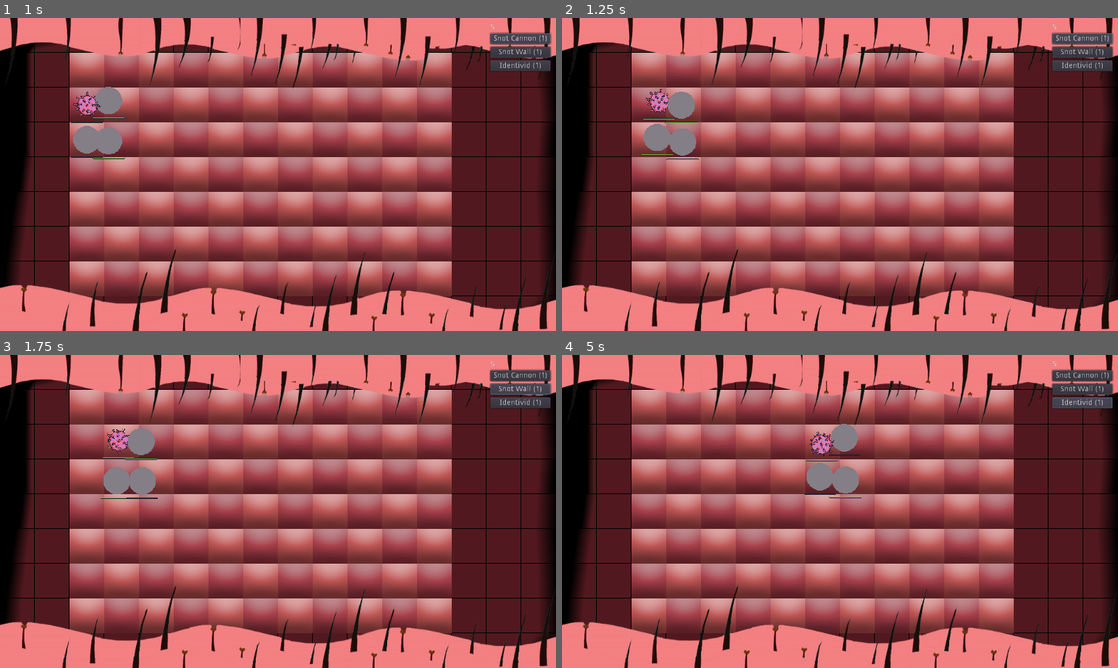
Above: before the commit, frames 1-4 (two rows, left to right).
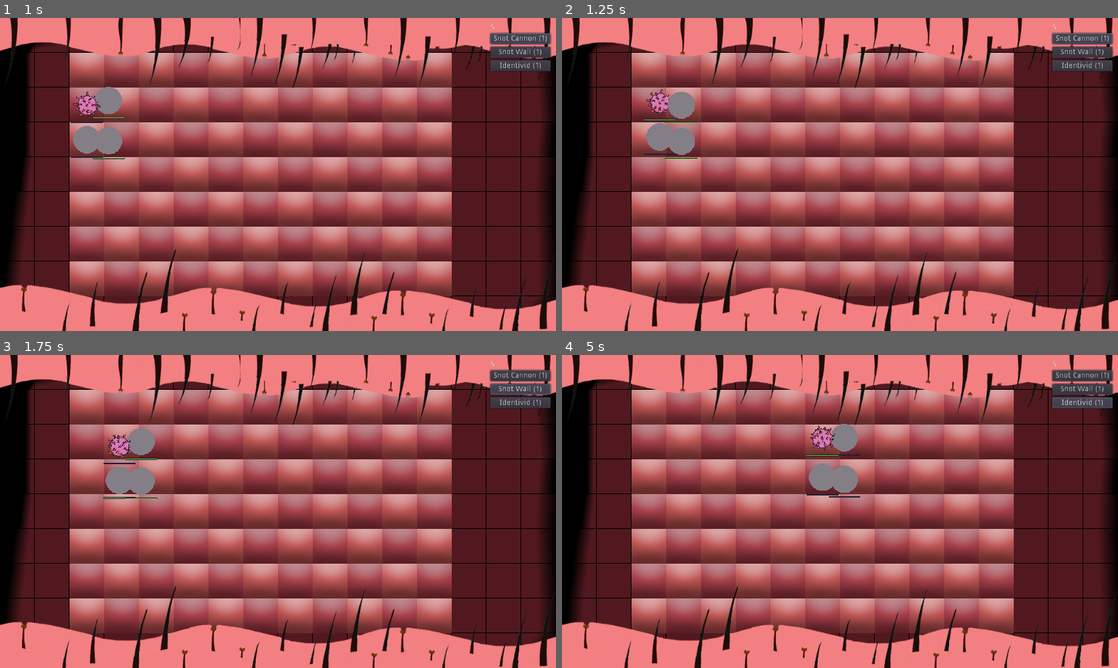
Above: after the commit, the same moments.

Repository: TeamKebab/GodotWildJam23
Game: Godot game, scene res://src/Main.tscn
Same seed, same stepped clock (60 frames per second), same inputs: the game is played once before the commit and once after it.
Inputs:
- Up to frame 1 (1 s): click "Snot Cannon (1)" at 0.5 s
- Up to frame 2 (1.25 s): no input
- Up to frame 3 (1.75 s): click "Snot Wall (1)" at 1.25 s
- Up to frame 4 (5 s): click "Identivid (1)" at 2 s; click "Snot Cannon (1)" at 2.75 s; click "Snot Wall (1)" at 3.5 s; click "Identivid (1)" at 4.25 s

Frame 1 is identical in both runs. In frame 2, 0.4% of the frame differs, in the area x 14-25%, y 22-46%; in frame 3, 0.4%; in frame 4, 0.5%, in the area x 43-54%, y 22-46%.

Commit message:
ghostvid does not hit or stop on ghost mode

Diff:
--- /dev/null
+++ b/src/components/HitBox.gd
@@ -0,0 +1,8 @@
+extends Area2D
+
+
+onready var shape : CollisionShape2D = $CollisionShape2D
+
+
+func set_disabled(disabled):
+	shape.set_deferred("disabled", disabled)
--- a/src/components/HitBox.tscn
+++ b/src/components/HitBox.tscn
@@ -1,5 +1,8 @@
-[gd_scene format=2]
+[gd_scene load_steps=2 format=2]
+
+[ext_resource path="res://src/components/HitBox.gd" type="Script" id=1]
 
 [node name="HitBox" type="Area2D"]
+script = ExtResource( 1 )
 
 [node name="CollisionShape2D" type="CollisionShape2D" parent="."]
--- a/src/entities/Ghostvid.gd
+++ b/src/entities/Ghostvid.gd
@@ -8,9 +8,9 @@
 var identivids = []
 
 
-onready var hurtbox_shape : CollisionShape2D = $HurtBox/CollisionShape2D
 onready var detection : Area2D = $DetectionBox
 onready var hurtbox: Area2D = $HurtBox
+onready var shape: CollisionShape2D = $CollisionShape2D
 
 
 func _ready():
@@ -54,6 +54,9 @@
 
 	revealed = value
 
+	shape.set_deferred("disabled", not revealed)
+	hitbox.set_disabled(not revealed)
+
 	if revealed:
 		sprite.play("visible")
 		emit_signal("revealed", hurtbox)
